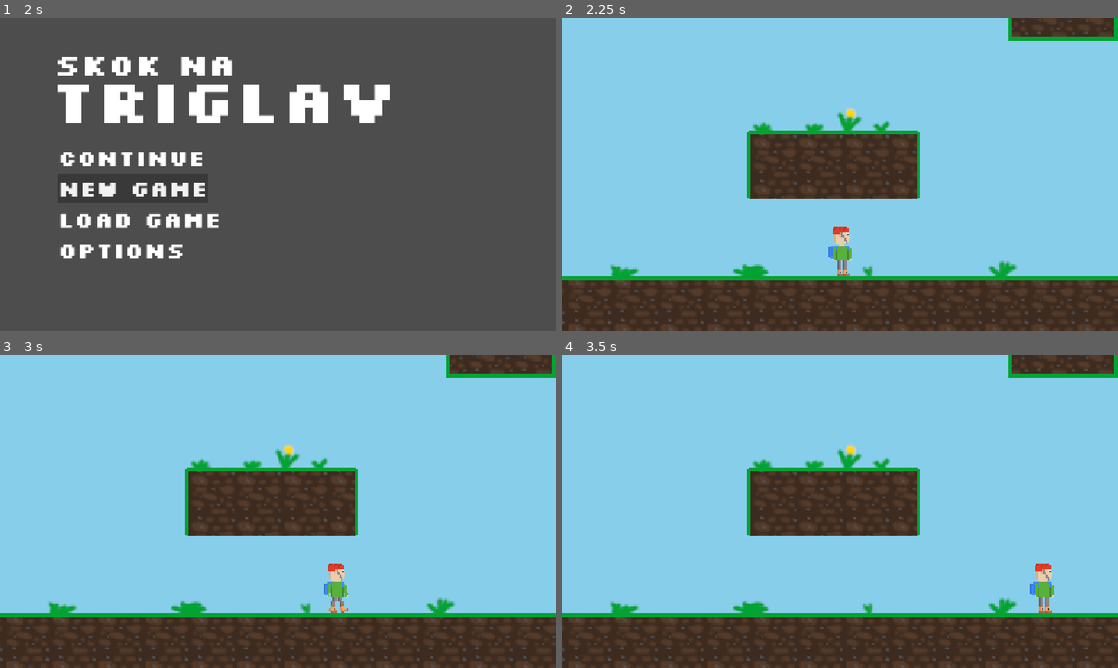
Above: before the commit, frames 1-4 (two rows, left to right).
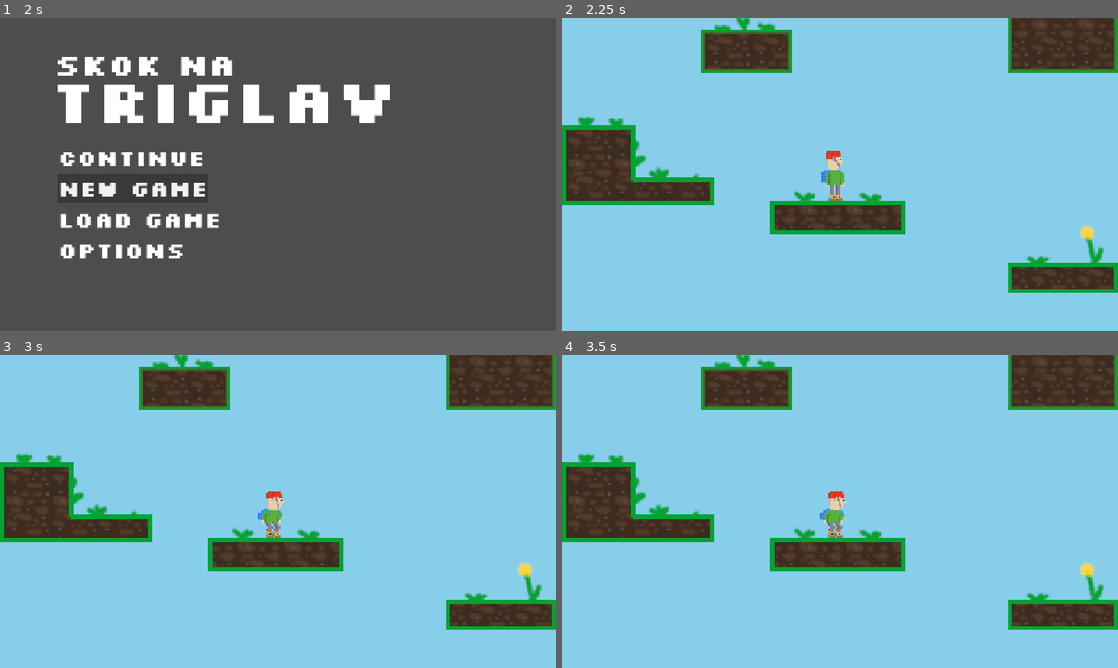
Above: after the commit, the same moments.

Repository: Privatech38/skok-na-triglav
Game: Godot game, scene res://src/menu/main/Menu.tscn
The game is run twice, just before and just after one commit, with the same random seed, the same clock (stepped at 60 frames per second) and the same inputs. Sound files missing from this copy of the repository are replaced by a short silence.
Inputs:
- Up to frame 1 (2 s): click "new game" at 0.5 s; click "new game" at 1.25 s
- Up to frame 2 (2.25 s): click "continue" at 2 s
- Up to frame 3 (3 s): tap Enter at 2.75 s; hold D (move_right) from 2.78 s (still down); hold Space (jump) from 2.78 s (still down)
- Up to frame 4 (3.5 s): keep holding D (move_right); keep holding Space (jump)

Frame 1 is identical in both runs. In frame 2, 39% of the frame differs, in the area x 0-100%, y 0-100%; in frame 3, 39%; in frame 4, 39%.

Commit message:
Made it so jump now disables player movement and added snow

Diff:
--- a/project.godot
+++ b/project.godot
@@ -8,11 +8,15 @@
 
 config_version=5
 
+[animation]
+
+compatibility/default_parent_skeleton_in_mesh_instance_3d=true
+
 [application]
 
 config/name="Skok na Triglav"
 run/main_scene="uid://b4cwsx4djq8bp"
-config/features=PackedStringArray("4.5", "Mobile")
+config/features=PackedStringArray("4.6", "Mobile")
 config/icon="res://assets/icon.svg"
 
 [display]
--- a/src/map/beggining.tscn
+++ b/src/map/beggining.tscn
@@ -106,6 +106,9 @@
 
 [sub_resource type="RectangleShape2D" id="RectangleShape2D_7o88d"]
 size = Vector2(51, 64.456665)
+
+[sub_resource type="RectangleShape2D" id="RectangleShape2D_jnprk"]
+size = Vector2(49, 58.931778)
 
 [sub_resource type="RectangleShape2D" id="RectangleShape2D_prver"]
 size = Vector2(119, 47)
@@ -137,7 +140,7 @@
 "times": PackedFloat32Array(0, 1),
 "transitions": PackedFloat32Array(1, 1),
 "update": 0,
-"values": [Vector2(-59, -554), Vector2(109, -554)]
+"values": [Vector2(-59, -554), Vector2(95, -554)]
 }
 
 [sub_resource type="AnimationLibrary" id="AnimationLibrary_7o88d"]
@@ -152,136 +155,165 @@
 [sub_resource type="RectangleShape2D" id="RectangleShape2D_5gt5h"]
 size = Vector2(36, 1)
 
-[node name="Beggining" type="Node2D"]
-
-[node name="BackgroundAtlas" type="Sprite2D" parent="."]
+[sub_resource type="ParticleProcessMaterial" id="ParticleProcessMaterial_aos2b"]
+lifetime_randomness = 0.4
+particle_flag_disable_z = true
+emission_shape_offset = Vector3(0, -400, 0)
+emission_shape_scale = Vector3(192, 1, 1)
+emission_shape = 3
+emission_box_extents = Vector3(1, 1, 1)
+gravity = Vector3(0, 20, 0)
+
+[node name="Beggining" type="Node2D" unique_id=642921532]
+
+[node name="BackgroundAtlas" type="Sprite2D" parent="." unique_id=1905787]
 texture_filter = 1
 texture_repeat = 1
 position = Vector2(0, -583)
 texture = ExtResource("1_6v467")
 
-[node name="StaticBody2D" type="StaticBody2D" parent="BackgroundAtlas"]
+[node name="StaticBody2D" type="StaticBody2D" parent="BackgroundAtlas" unique_id=1263872922]
 position = Vector2(193, 600)
 
-[node name="CollisionShape2D" type="CollisionShape2D" parent="BackgroundAtlas/StaticBody2D"]
+[node name="CollisionShape2D" type="CollisionShape2D" parent="BackgroundAtlas/StaticBody2D" unique_id=159707951]
 rotation = -3.1415927
 shape = SubResource("SegmentShape2D_e05c3")
 one_way_collision_margin = 0.0
 
-[node name="StaticBody2D2" type="StaticBody2D" parent="BackgroundAtlas"]
+[node name="StaticBody2D2" type="StaticBody2D" parent="BackgroundAtlas" unique_id=229979512]
 position = Vector2(-193, 600)
 
-[node name="CollisionShape2D" type="CollisionShape2D" parent="BackgroundAtlas/StaticBody2D2"]
+[node name="CollisionShape2D" type="CollisionShape2D" parent="BackgroundAtlas/StaticBody2D2" unique_id=1532372879]
 rotation = -3.1415927
 shape = SubResource("SegmentShape2D_e05c3")
 one_way_collision_margin = 0.0
 
-[node name="Player" type="CharacterBody2D" parent="."]
+[node name="Player" type="CharacterBody2D" parent="." unique_id=1422377633]
+position = Vector2(-5, -227)
+floor_max_angle = 0.34906584
 script = ExtResource("2_r7bhw")
 
-[node name="CollisionShape2D" type="CollisionShape2D" parent="Player"]
+[node name="CollisionShape2D" type="CollisionShape2D" parent="Player" unique_id=1884849202]
 position = Vector2(0, 1)
 shape = SubResource("RectangleShape2D_04qo3")
 
-[node name="Camera2D" type="Camera2D" parent="Player"]
+[node name="Camera2D" type="Camera2D" parent="Player" unique_id=1033216345]
 zoom = Vector2(3, 3)
 limit_left = -192
 limit_right = 192
 limit_bottom = 56
 
-[node name="AnimatedSprite2D" type="AnimatedSprite2D" parent="Player"]
+[node name="AnimatedSprite2D" type="AnimatedSprite2D" parent="Player" unique_id=1186707795]
 texture_filter = 1
 position = Vector2(0, 0.5)
 sprite_frames = SubResource("SpriteFrames_l5ubp")
 animation = &"idle"
 
-[node name="JumpAudioPlayer" type="AudioStreamPlayer" parent="Player"]
+[node name="JumpAudioPlayer" type="AudioStreamPlayer" parent="Player" unique_id=1310117257]
 stream = ExtResource("5_7o88d")
 volume_db = -13.722
 
-[node name="LandAudioPlayer" type="AudioStreamPlayer" parent="Player"]
+[node name="LandAudioPlayer" type="AudioStreamPlayer" parent="Player" unique_id=883576922]
 stream = ExtResource("5_aos2b")
 volume_db = -10.11
 
-[node name="WalkAudioPlayer" type="AudioStreamPlayer" parent="Player"]
+[node name="WalkAudioPlayer" type="AudioStreamPlayer" parent="Player" unique_id=1242876324]
 stream = ExtResource("6_aos2b")
 pitch_scale = 2.35
 parameters/looping = true
 
-[node name="Node" type="Node" parent="."]
-
-[node name="StaticBody2D" type="StaticBody2D" parent="Node"]
+[node name="Node" type="Node" parent="." unique_id=769244056]
+
+[node name="StaticBody2D" type="StaticBody2D" parent="Node" unique_id=1364926473]
 position = Vector2(0, 37)
 scale = Vector2(1, 0.543)
 
-[node name="CollisionShape2D" type="CollisionShape2D" parent="Node/StaticBody2D"]
+[node name="CollisionShape2D" type="CollisionShape2D" parent="Node/StaticBody2D" unique_id=166083970]
 position = Vector2(0, -0.41622925)
 shape = SubResource("RectangleShape2D_7b7ce")
 
-[node name="CollisionShape2D2" type="CollisionShape2D" parent="Node/StaticBody2D"]
+[node name="CollisionShape2D2" type="CollisionShape2D" parent="Node/StaticBody2D" unique_id=1445450446]
 position = Vector2(154.00002, -354.51196)
 scale = Vector2(3.7600024, 1.8416207)
 shape = SubResource("RectangleShape2D_e05c3")
 
-[node name="CollisionShape2D3" type="CollisionShape2D" parent="Node/StaticBody2D"]
+[node name="CollisionShape2D3" type="CollisionShape2D" parent="Node/StaticBody2D" unique_id=1555235541]
 position = Vector2(-1.5, -430.93927)
 shape = SubResource("RectangleShape2D_6v467")
 
-[node name="CollisionPolygon2D" type="CollisionPolygon2D" parent="Node/StaticBody2D"]
+[node name="CollisionPolygon2D" type="CollisionPolygon2D" parent="Node/StaticBody2D" unique_id=1022744607]
 position = Vector2(-179, -528.5451)
 polygon = PackedVector2Array(38, -18.41626, 38, 47.88208, 92, 47.88208, 92, 82.872894, -13, 82.872894, -13, -18.41626)
 
-[node name="CollisionShape2D4" type="CollisionShape2D" parent="Node/StaticBody2D"]
+[node name="CollisionShape2D4" type="CollisionShape2D" parent="Node/StaticBody2D" unique_id=1145085689]
 position = Vector2(-64.5, -640.884)
 shape = SubResource("RectangleShape2D_r7bhw")
 
-[node name="CollisionShape2D5" type="CollisionShape2D" parent="Node/StaticBody2D"]
+[node name="CollisionShape2D5" type="CollisionShape2D" parent="Node/StaticBody2D" unique_id=435312610]
 position = Vector2(154, -669.4291)
 shape = SubResource("RectangleShape2D_k7j6w")
 
-[node name="CollisionShape2D6" type="CollisionShape2D" parent="Node/StaticBody2D"]
+[node name="CollisionShape2D6" type="CollisionShape2D" parent="Node/StaticBody2D" unique_id=711163530]
 position = Vector2(-49.5, -838)
 shape = SubResource("RectangleShape2D_jbwhd")
 
-[node name="CollisionShape2D7" type="CollisionShape2D" parent="Node/StaticBody2D"]
+[node name="CollisionShape2D7" type="CollisionShape2D" parent="Node/StaticBody2D" unique_id=1283809673]
 position = Vector2(-166.5, -954.8803)
 shape = SubResource("RectangleShape2D_7o88d")
 
-[node name="StaticBody2D2" type="StaticBody2D" parent="Node"]
+[node name="CollisionShape2D8" type="CollisionShape2D" parent="Node/StaticBody2D" unique_id=1147249645]
+position = Vector2(167.5, -1132.597)
+shape = SubResource("RectangleShape2D_jnprk")
+
+[node name="CollisionPolygon2D2" type="CollisionPolygon2D" parent="Node/StaticBody2D" unique_id=1354776991]
+position = Vector2(5, -1298.3425)
+polygon = PackedVector2Array(-18, 27.62439, 44, 27.62439, 44, 7.366455, 14, -51.565308, -18, -51.565308)
+
+[node name="CollisionPolygon2D3" type="CollisionPolygon2D" parent="Node/StaticBody2D" unique_id=1579022657]
+position = Vector2(-160, -1375.6907)
+polygon = PackedVector2Array(-32, 53.406982, 49, 53.406982, 49, 18.416138, 9, -51.56543, -32, -51.56543)
+
+[node name="StaticBody2D2" type="StaticBody2D" parent="Node" unique_id=2010733175]
 position = Vector2(-35, -66)
 
-[node name="CollisionShape2D" type="CollisionShape2D" parent="Node/StaticBody2D2"]
+[node name="CollisionShape2D" type="CollisionShape2D" parent="Node/StaticBody2D2" unique_id=1548313912]
 position = Vector2(30.5, 7.5)
 shape = SubResource("RectangleShape2D_prver")
 
-[node name="AnimatableBody2D" type="AnimatableBody2D" parent="Node"]
+[node name="AnimatableBody2D" type="AnimatableBody2D" parent="Node" unique_id=1264991184]
 position = Vector2(-59, -554)
 
-[node name="AnimationPlayer" type="AnimationPlayer" parent="Node/AnimatableBody2D"]
-libraries = {
-&"": SubResource("AnimationLibrary_7o88d")
-}
+[node name="AnimationPlayer" type="AnimationPlayer" parent="Node/AnimatableBody2D" unique_id=1870084868]
+libraries/ = SubResource("AnimationLibrary_7o88d")
 script = ExtResource("5_jbwhd")
 
-[node name="Sprite2D" type="Sprite2D" parent="Node/AnimatableBody2D"]
+[node name="Sprite2D" type="Sprite2D" parent="Node/AnimatableBody2D" unique_id=1682592631]
 texture_filter = 1
 texture = ExtResource("4_6v467")
 
-[node name="CollisionShape2D" type="CollisionShape2D" parent="Node/AnimatableBody2D"]
+[node name="CollisionShape2D" type="CollisionShape2D" parent="Node/AnimatableBody2D" unique_id=492967780]
 shape = SubResource("RectangleShape2D_aos2b")
 
-[node name="Area2D" type="Area2D" parent="Node/AnimatableBody2D"]
-
-[node name="CollisionShape2D" type="CollisionShape2D" parent="Node/AnimatableBody2D/Area2D"]
+[node name="Area2D" type="Area2D" parent="Node/AnimatableBody2D" unique_id=375361169]
+
+[node name="CollisionShape2D" type="CollisionShape2D" parent="Node/AnimatableBody2D/Area2D" unique_id=1438971811]
 position = Vector2(0, -3.5)
 shape = SubResource("RectangleShape2D_5gt5h")
 
-[node name="AudioStreamPlayer" type="AudioStreamPlayer" parent="."]
+[node name="AudioStreamPlayer" type="AudioStreamPlayer" parent="." unique_id=297355146]
 stream = ExtResource("6_k7j6w")
 volume_db = -20.944
 autoplay = true
 parameters/looping = true
 
+[node name="GPUParticles2D" type="GPUParticles2D" parent="." unique_id=573788962]
+position = Vector2(0, -628)
+amount = 256
+lifetime = 10.0
+randomness = 0.4
+visibility_rect = Rect2(-192, -400, 384, 400)
+process_material = SubResource("ParticleProcessMaterial_aos2b")
+
 [connection signal="body_entered" from="Node/AnimatableBody2D/Area2D" to="Node/AnimatableBody2D" method="_player_enter"]
 [connection signal="body_entered" from="Node/AnimatableBody2D/Area2D" to="Node/AnimatableBody2D/AnimationPlayer" method="_player_enter"]
 [connection signal="body_exited" from="Node/AnimatableBody2D/Area2D" to="Node/AnimatableBody2D" method="_player_leave"]
--- a/src/player.gd
+++ b/src/player.gd
@@ -8,6 +8,7 @@
 @onready var sprite = $AnimatedSprite2D
 var facing_right = true
 
+var jump_held = false
 var time_held_start = 0
 var time_held = 0
 
@@ -31,7 +32,10 @@
 
 	if is_on_floor():
 		if velocity.x == 0:
-			sprite.play("idle")
+			if jump_held:
+				sprite.play("jump_prepare")
+			else:
+				sprite.play("idle")
 			walk_audio_player.stop()
 		else:
 			sprite.play("run")
@@ -54,18 +58,20 @@
 			velocity.y = JUMP_VELOCITY_BASE + clamp(time_held, 0, 1000) / 1000.0 * JUMP_VELOCITY_ADD
 			velocity.x = SPEED if facing_right else -SPEED
 			jump_audio_player.play(0.67)
-		else:
+		elif not jump_held && get_floor_angle() < 0.05:
 			var direction := Input.get_axis("move_left", "move_right")
 			velocity.x = direction * SPEED
 
 	var previous_velocity = Vector2(velocity)
 	if move_and_slide() && is_on_wall():
-		var collision_info = get_last_slide_collision()
-		velocity = previous_velocity.bounce(collision_info.get_normal())
-		velocity.x *= 0.8
+			var collision_info = get_last_slide_collision()
+			velocity = previous_velocity.bounce(collision_info.get_normal())
+			velocity.x *= 0.8
 
 func _input(event: InputEvent) -> void:
 	if event.is_action_pressed("jump"):
 		time_held_start = Time.get_ticks_msec()
+		jump_held = true
 	elif event.is_action_released("jump"):
 		time_held = Time.get_ticks_msec() - time_held_start
+		jump_held = false
Binary file changed: assets/Gozd.png
Not shown: 1 places in src/map/beggining.tscn that only renumber resources
Not shown: 1 places in src/menu/ButtonTheme.tres that only renumber resources
